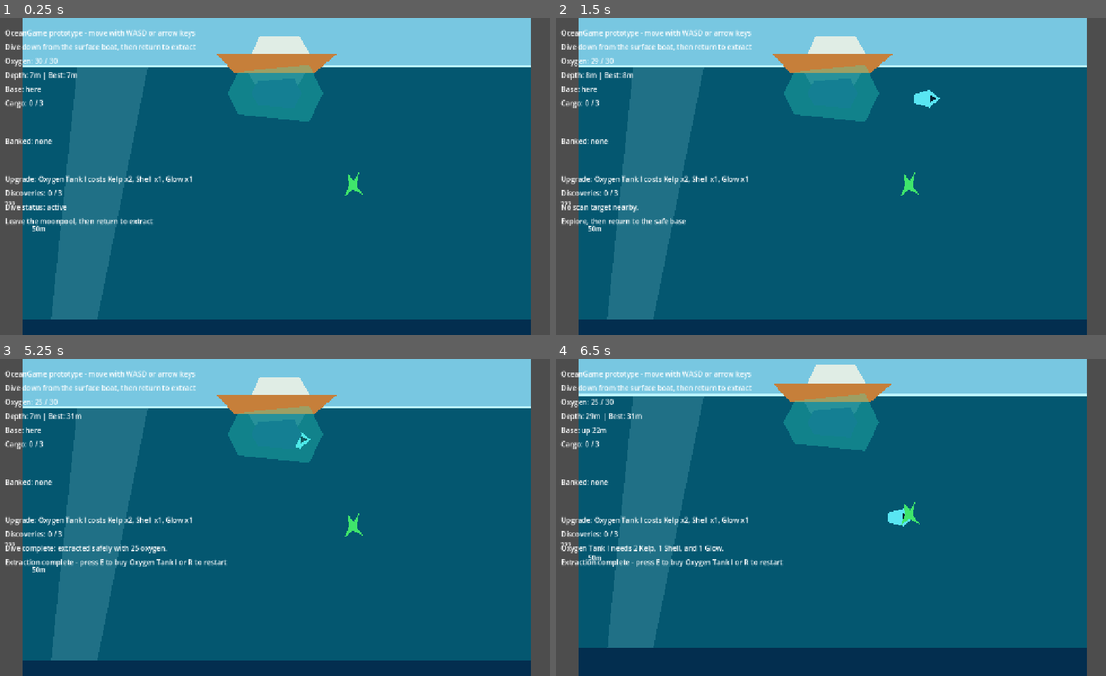
Above: before the commit, frames 1-4 (two rows, left to right).
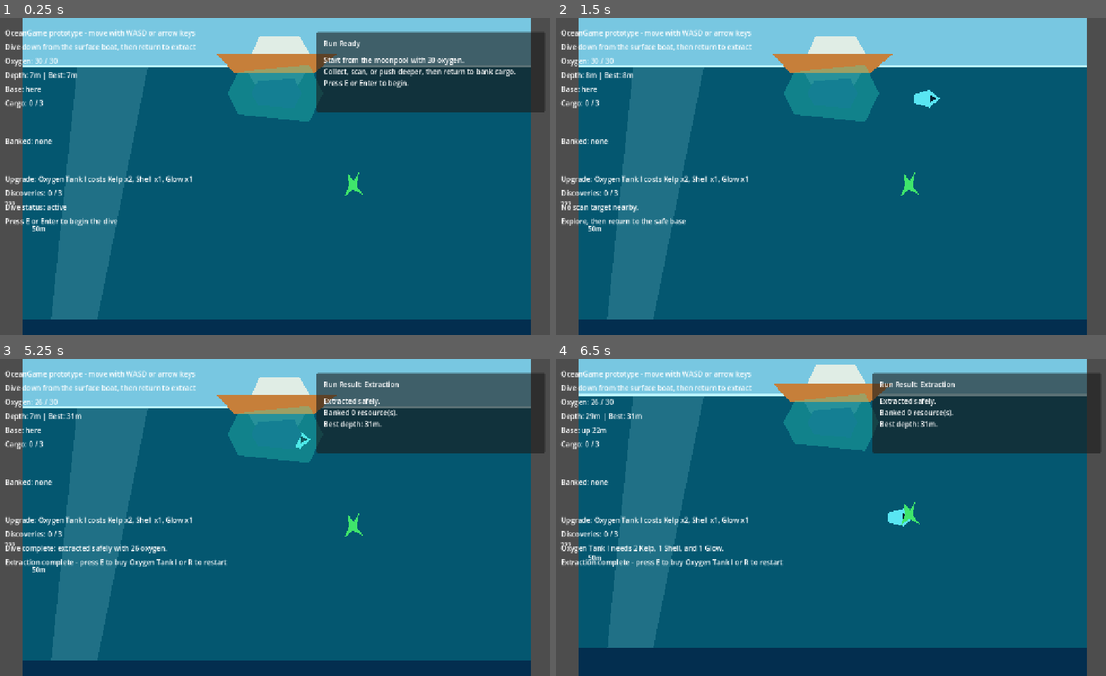
Above: after the commit, the same moments.

Repository: joeypshell/OceanGame
Game: Godot game, scene res://scenes/Main.tscn
The game is run twice, just before and just after one commit, with the same random seed, the same clock (stepped at 60 frames per second) and the same inputs.
Inputs:
- Up to frame 1 (0.25 s): no input
- Up to frame 2 (1.5 s): tap E (interact) at 0.5, 0.6 s; hold D (move_right) 0.53-1.28 s; tap F (scan) at 0.8, 1.35 s; hold S (move_down) from 1.28 s (still down)
- Up to frame 3 (5.25 s): tap E (interact) at 1.55, 2.1, 3.05, 3.6, 4.55, 5.1 s; release S (move_down) at 2.03 s; hold D (move_right) 2.03-2.78 s; tap F (scan) at 2.3, 2.85, 3.8, 4.35 s; hold W (move_up) 2.78-3.53 s; hold A (move_left) 3.53-5.03 s; hold S (move_down) from 5.03 s (still down)
- Up to frame 4 (6.5 s): tap F (scan) at 5.3, 5.85 s; tap E (interact) at 5.75, 6.05 s; release S (move_down) at 5.78 s; hold D (move_right) from 5.78 s (still down)

The runs differ from the first frame. In frame 1, 11% of the frame differs, in the area x 1-99%, y 4-66%; in frame 2, less than 0.1%; in frame 3, 11%; in frame 4, 11%.

Commit message:
Resolve #18 add run screens

Diff:
--- a/scenes/Main.tscn
+++ b/scenes/Main.tscn
@@ -351,3 +351,23 @@
 offset_right = 620.0
 offset_bottom = 498.0
 text = "Safe base: press E or Enter to extract"
+
+[node name="RunPanel" type="Panel" parent="HUD"]
+offset_left = 730.0
+offset_top = 32.0
+offset_right = 1248.0
+offset_bottom = 214.0
+
+[node name="RunTitle" type="Label" parent="HUD/RunPanel"]
+offset_left = 16.0
+offset_top = 14.0
+offset_right = 492.0
+offset_bottom = 46.0
+text = "Run Ready"
+
+[node name="RunSummary" type="Label" parent="HUD/RunPanel"]
+offset_left = 16.0
+offset_top = 52.0
+offset_right = 492.0
+offset_bottom = 166.0
+text = "Press E or Enter to begin."
--- a/scripts/dive_session.gd
+++ b/scripts/dive_session.gd
@@ -1,7 +1,7 @@
 class_name DiveSession
 extends RefCounted
 
-enum Result { DIVING, EXTRACTED, FAILED }
+enum Result { READY, DIVING, EXTRACTED, FAILED }
 
 var max_oxygen := 30.0
 var oxygen := 30.0
@@ -17,6 +17,9 @@
 	current_cargo.clear()
 	has_left_base = false
 	current_depth = 0.0
+	result = Result.READY
+
+func start() -> void:
 	result = Result.DIVING
 
 func drain_oxygen(amount: float) -> void:
--- a/scripts/main.gd
+++ b/scripts/main.gd
@@ -32,6 +32,9 @@
 @onready var discoveries_label: Label = $HUD/Discoveries
 @onready var status_label: Label = $HUD/Status
 @onready var prompt_label: Label = $HUD/ExtractionPrompt
+@onready var run_panel: Panel = $HUD/RunPanel
+@onready var run_title_label: Label = $HUD/RunPanel/RunTitle
+@onready var run_summary_label: Label = $HUD/RunPanel/RunSummary
 @onready var glow_plankton_visual: Polygon2D = $ResourcePickups/GlowPlankton/Visual
 @onready var hidden_glow_plankton: Node = $ResourcePickups/HiddenGlowPlankton
 @onready var vent_route_hint: Node2D = $VentRouteHint
@@ -40,6 +43,7 @@
 var progression_state := ProgressionStateScript.new()
 var player_in_base := true
 var glow_plankton_highlight_timer := 0.0
+var last_result_summary := ""
 
 func _ready() -> void:
 	base_zone.body_entered.connect(_on_base_zone_body_entered)
@@ -65,7 +69,9 @@
 
 func _unhandled_input(_event: InputEvent) -> void:
 	if Input.is_action_just_pressed("interact"):
-		if dive_session.result == DiveSessionScript.Result.EXTRACTED:
+		if dive_session.result == DiveSessionScript.Result.READY:
+			_start_dive()
+		elif dive_session.result == DiveSessionScript.Result.EXTRACTED:
 			_try_purchase_oxygen_tank()
 		else:
 			_try_extract()
@@ -78,14 +84,27 @@
 	if not dive_session.can_extract(player_in_base):
 		return
 
+	var extracted_cargo := dive_session.current_cargo.duplicate()
+	var extracted_count := extracted_cargo.size()
 	dive_session.extract()
-	progression_state.bank_cargo(dive_session.current_cargo)
+	progression_state.bank_cargo(extracted_cargo)
 	dive_session.clear_cargo()
+	last_result_summary = "Extracted safely.\nBanked %d resource(s).%s\nBest depth: %dm." % [
+		extracted_count,
+		_format_resource_counts(extracted_cargo),
+		roundi(progression_state.best_depth_reached)
+	]
 	status_label.text = "Dive complete: extracted safely with %d oxygen." % ceili(dive_session.oxygen)
 	_update_hud()
 
 func _fail_dive() -> void:
+	last_result_summary = "Dive failed: oxygen depleted.\nCarried cargo lost.\nBanked resources, upgrades, and scans kept.\nBest depth: %dm." % roundi(progression_state.best_depth_reached)
 	status_label.text = "Dive failed: oxygen depleted. Cargo lost."
+	_update_hud()
+
+func _start_dive() -> void:
+	dive_session.start()
+	status_label.text = "Dive status: active"
 	_update_hud()
 
 func _restart_dive() -> void:
@@ -93,8 +112,9 @@
 	player.global_position = start_position
 	player.velocity = Vector2.ZERO
 	player_in_base = true
+	last_result_summary = ""
 	_reset_resource_pickups()
-	status_label.text = "Dive status: active"
+	status_label.text = "Dive ready"
 	_update_hud()
 
 func _on_base_zone_body_entered(body: Node2D) -> void:
@@ -231,6 +251,7 @@
 	vent_route_hint.visible = true
 
 func _update_hud() -> void:
+	_update_run_panel()
 	oxygen_label.text = "Oxygen: %d / %d" % [ceili(dive_session.oxygen), ceili(dive_session.max_oxygen)]
 	depth_label.text = "Depth: %dm | Best: %dm" % [
 		roundi(dive_session.current_depth),
@@ -246,7 +267,9 @@
 	upgrade_label.text = _format_upgrade_status()
 	discoveries_label.text = _format_discoveries()
 
-	if dive_session.result == DiveSessionScript.Result.EXTRACTED:
+	if dive_session.result == DiveSessionScript.Result.READY:
+		prompt_label.text = "Press E or Enter to begin the dive"
+	elif dive_session.result == DiveSessionScript.Result.EXTRACTED:
 		if progression_state.has_upgrade(OXYGEN_TANK_UPGRADE_ID):
 			prompt_label.text = "Extraction complete - press R to restart"
 		else:
@@ -261,6 +284,22 @@
 	else:
 		prompt_label.text = "Explore, then return to the safe base"
 
+func _update_run_panel() -> void:
+	if dive_session.result == DiveSessionScript.Result.READY:
+		run_panel.visible = true
+		run_title_label.text = "Run Ready"
+		run_summary_label.text = "Start from the moonpool with %d oxygen.\nCollect, scan, or push deeper, then return to bank cargo.\nPress E or Enter to begin." % ceili(dive_session.max_oxygen)
+	elif dive_session.result == DiveSessionScript.Result.EXTRACTED:
+		run_panel.visible = true
+		run_title_label.text = "Run Result: Extraction"
+		run_summary_label.text = last_result_summary
+	elif dive_session.result == DiveSessionScript.Result.FAILED:
+		run_panel.visible = true
+		run_title_label.text = "Run Result: Failure"
+		run_summary_label.text = last_result_summary
+	else:
+		run_panel.visible = false
+
 func _format_resource_counts(resource_ids: Array[String]) -> String:
 	if resource_ids.is_empty():
 		return ""
Not shown, added: scripts/predator.gd.uid
Not shown, changed: docs/current/GAMEPLAY.md
Not shown, changed: docs/current/ROADMAP.md
